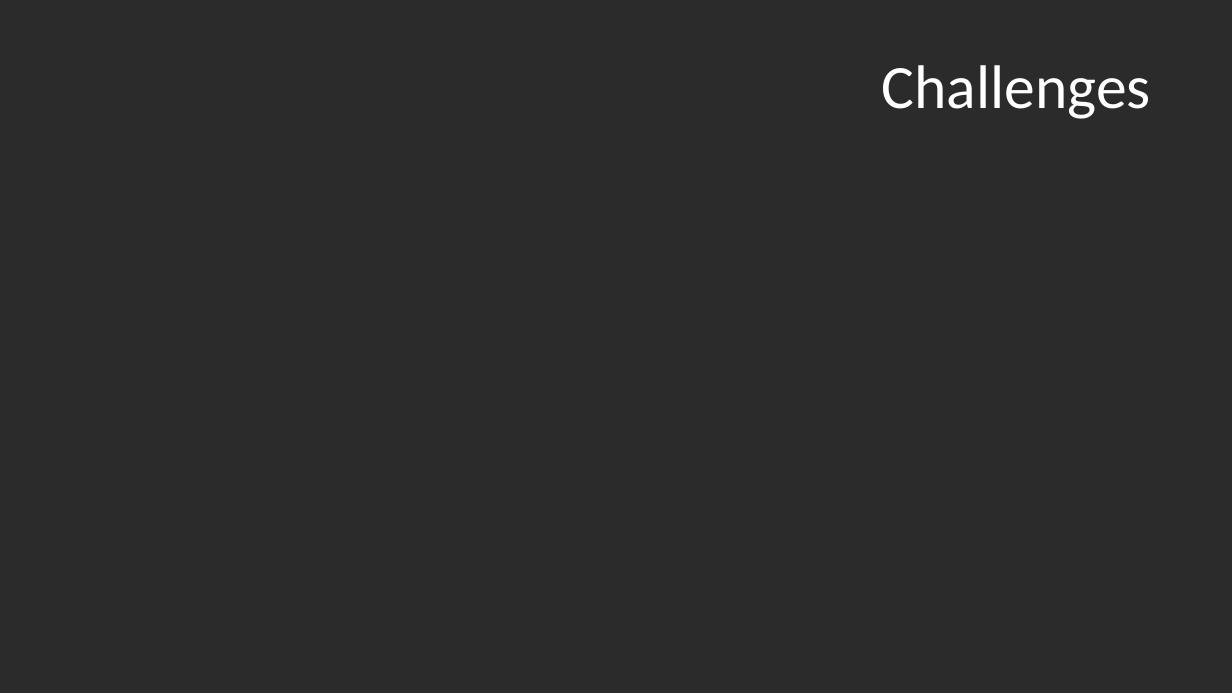
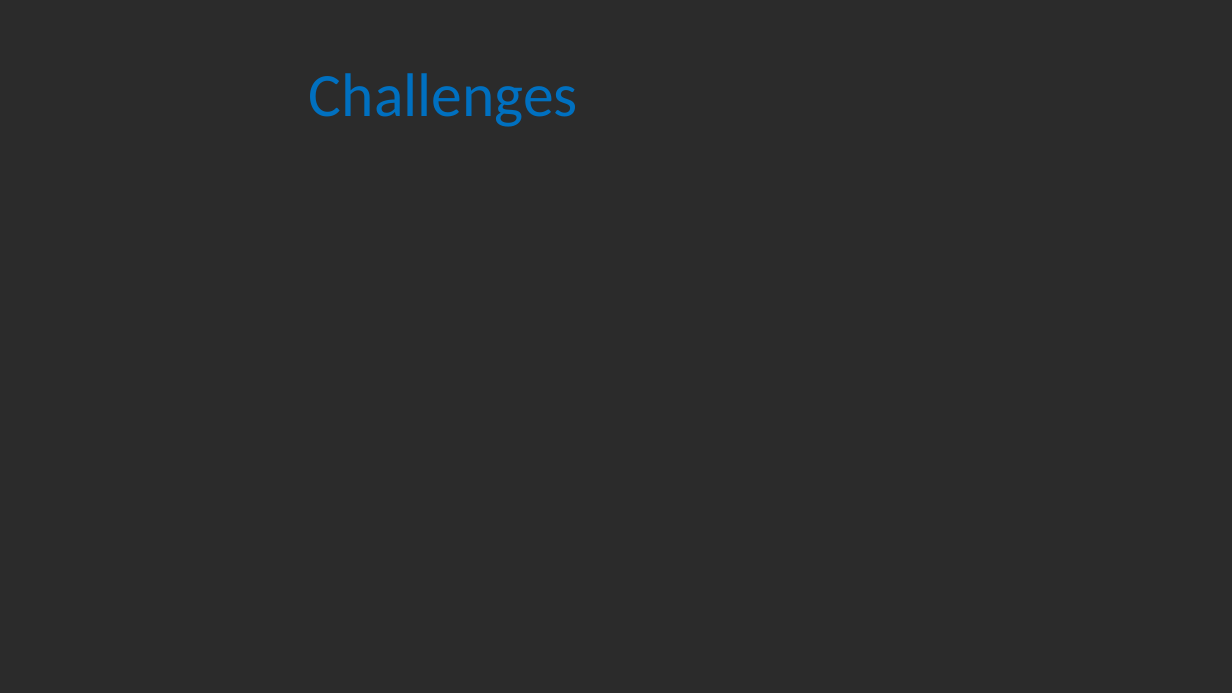
Before and after one commit to patricia-raj/financial-market-trading-dashboard, a slide deck: slide 11 of Project3.pptx (slide 10 before the commit). Drawn at 1232x693 pixels with LibreOffice and Linux fonts; fonts in the diff are those of the drawing; background and template pictures are left out; a plain dark background stands for a picture behind light text. Boxes give left, top, right and bottom in pixels: in the first picture for what was removed or moved away, otherwise in the second. Text is boxed around its words. In the diff, an @@ line names an element or a change of style, - is before the commit and + after.

```diff
--- a/Project3.pptx
+++ b/Project3.pptx
@@ title "Challenges": place and size @@
-title "Challenges" at bbox=[882, 65, 1151, 119]
+title "Challenges" at bbox=[309, 73, 578, 127]
@@ title "Challenges" at bbox=[309, 73, 578, 127]: text colour #FFFFFF to #0070C0; alignment right to left @@
```
Also in this commit, not shown: 1 other slide changed, 2 slides added, 1 slide removed, 1 other file.
